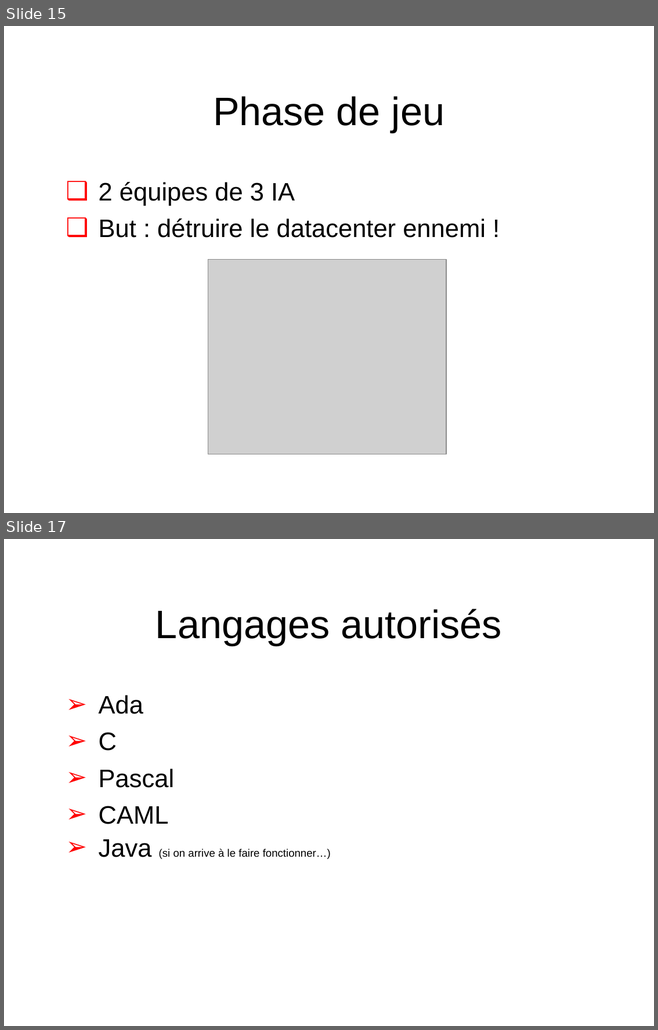
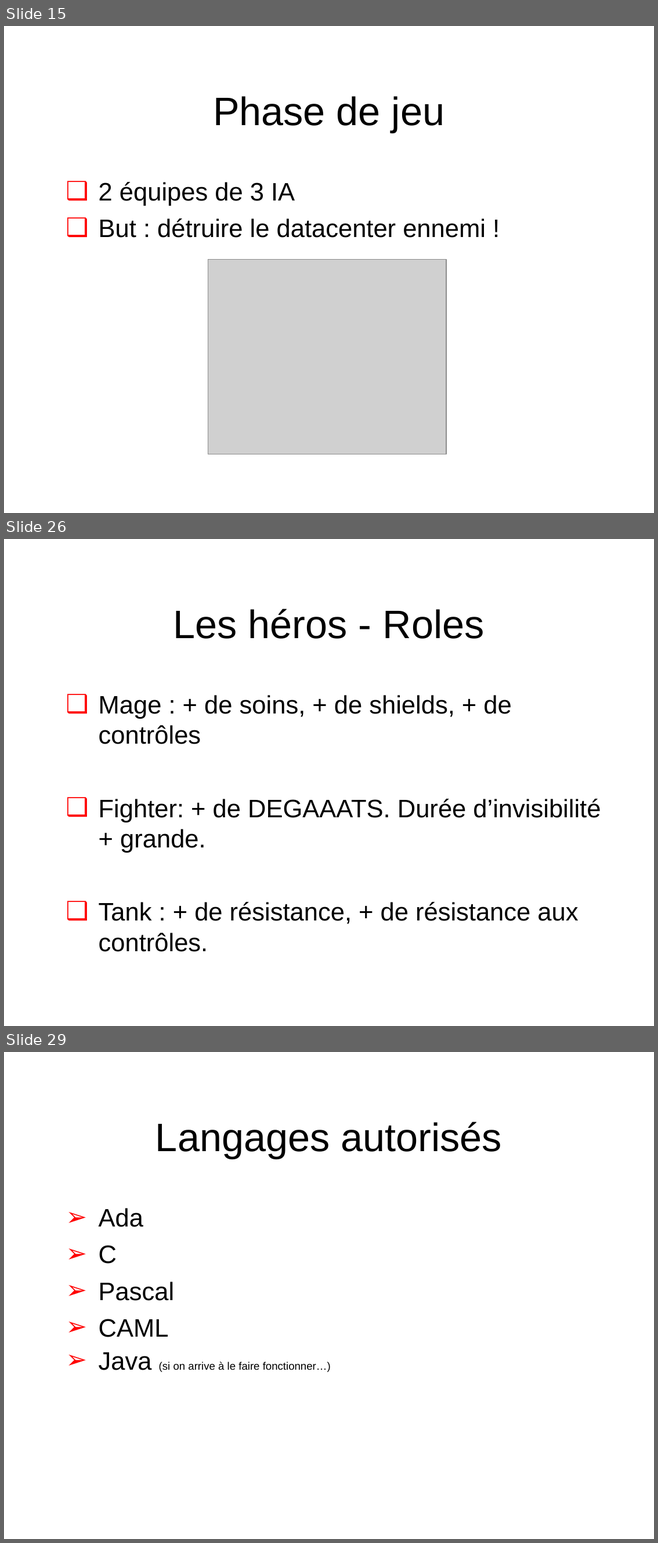
Before and after one commit to Scriptopathe/codinsa2015, a slide deck: Doc/Cod-INSA_Finale.ppt. Shown one above the other, each under a label of ours: slides 15 and 17 before the commit, slides 15, 26 and 29 after it; the slides between them are not shown. The pictures are 658x1030 and 658x1543 pixels, drawn with LibreOffice and Linux fonts; fonts in the diff are those of the drawing; grey boxes stand for pictures; background and template pictures are left out. Boxes give left, top, right and bottom in pixels: in the first picture for what was removed or moved away, otherwise in the second. Text is boxed around its words. In the diff, an @@ line names an element or a change of style, - is before the commit and + after.

```diff
--- a/Doc/Cod-INSA_Finale.ppt
+++ b/Doc/Cod-INSA_Finale.ppt
@@ slide 26 added at box(4, 539, 654, 1026), background #FFFFFF; not listed: 1 template element that a slide beside it also shows @@
@@ title added at box(173, 609, 484, 639), 44 pt, text #000000 @@
+Les héros - Roles
@@ text added at box(99, 695, 600, 952), 28 pt, text #000000 @@
+  ❑ Mage : + de soins, + de shields, + de contrôles
+  ❑ Fighter: + de DEGAAATS. Durée d’invisibilité + grande.
+  ❑ Tank : + de résistance, + de résistance aux contrôles.
@@ what was slide 17 is now slide 29 @@
```
Also in this commit, not shown: 1 slide changed, 11 other slides added, 26 other files.
